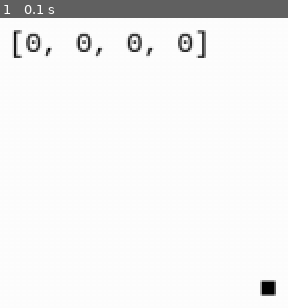
Above: before the commit, frame 1.
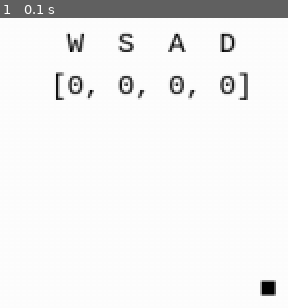
Above: after the commit, the same moment.

Repository: OniReddo/PygamesStof
Game: pygame game, started from PygameObjected.py
The game is run twice, just before and just after one commit, with the same random seed, the same clock (stepped at 60 frames per second) and the same inputs.
Inputs:
- Up to frame 1 (0.1 s): no input

The runs differ from the first frame. In frame 1, 3.8% of the frame differs, in the area x 4-87%, y 4-29%.

Commit message:
Shenanigans

Diff:
--- a/PygameObjected.py
+++ b/PygameObjected.py
@@ -25,7 +25,8 @@
         # Stuff declaration right before game startup
         global player1, text1
         player1 = Player()
-        text1 = Text(Input.playerinput, 20, 20)
+        Text.createtext(Input.playerinput, 50, 50)
+        Text.createtext(' W  S  A  D', 50, 20)
         Game.main()
 
 
@@ -86,6 +87,14 @@
 
 class Text:
     textfont = pygame.font.SysFont("monospace", 20)
+    textcount = 0
+    textwheel = []
+
+    @staticmethod
+    def createtext(text, posx, posy):
+        Text.textwheel.append(Text.textcount)
+        Text.textwheel[Text.textcount] = Text(text, posx, posy)
+        Text.textcount += 1
 
     def __init__(self, text, posx, posy):
         self.path = text
@@ -94,20 +103,20 @@
         self.posy = posy
         self.surface = Text.textfont.render(self.text, 1, (0, 0, 0))
 
-    def txtupd(self):
-        self.text = str(self.path)
-        self.surface = Text.textfont.render(self.text, 1, (0, 0, 0))
+    @staticmethod
+    def txtupd():
+        for text in Text.textwheel:
+            text.text = str(text.path)
+            text.surface = Text.textfont.render(text.text, 1, (0, 0, 0))
+            Window.window.blit(text.surface, (text.posx, text.posy))
 
-    def textrender(self):
-        self.txtupd()
-        Window.window.blit(self.surface, (self.posx, self.posy))
 
 class Render:
     @staticmethod
     def render():
         Window.window.fill((255, 255, 255))
         player1.draw()
-        text1.textrender()
+        Text.txtupd()
         #       textfont = pygame.font.SysFont("monospace",20)
         #       text = str(Input.playerinput)
         #       Texttr = textfont.render(text,1,(0,0,0))
